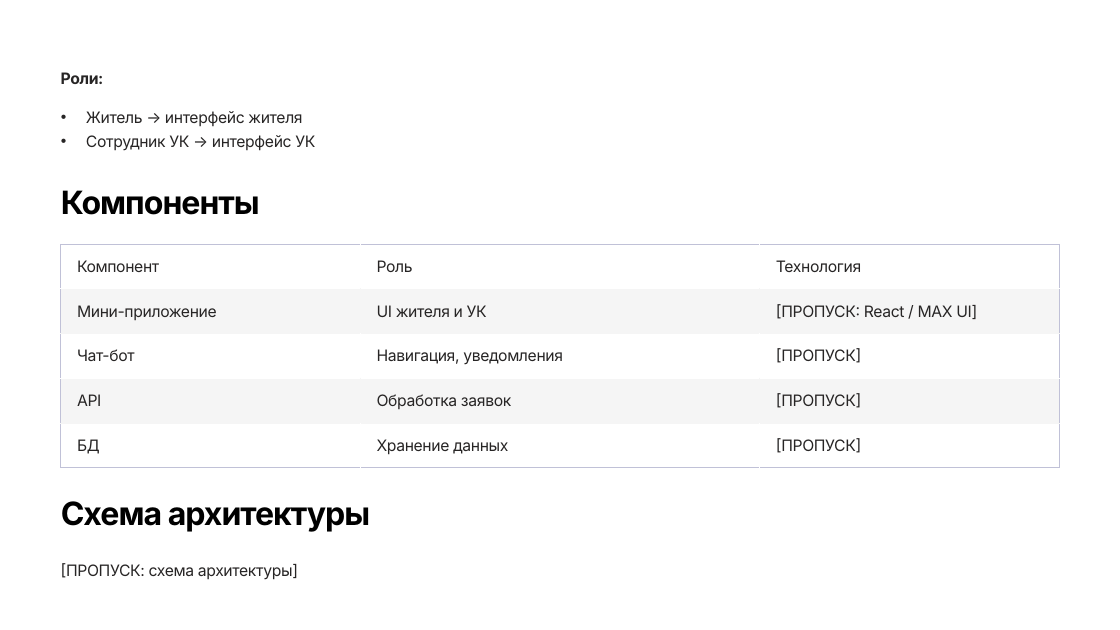
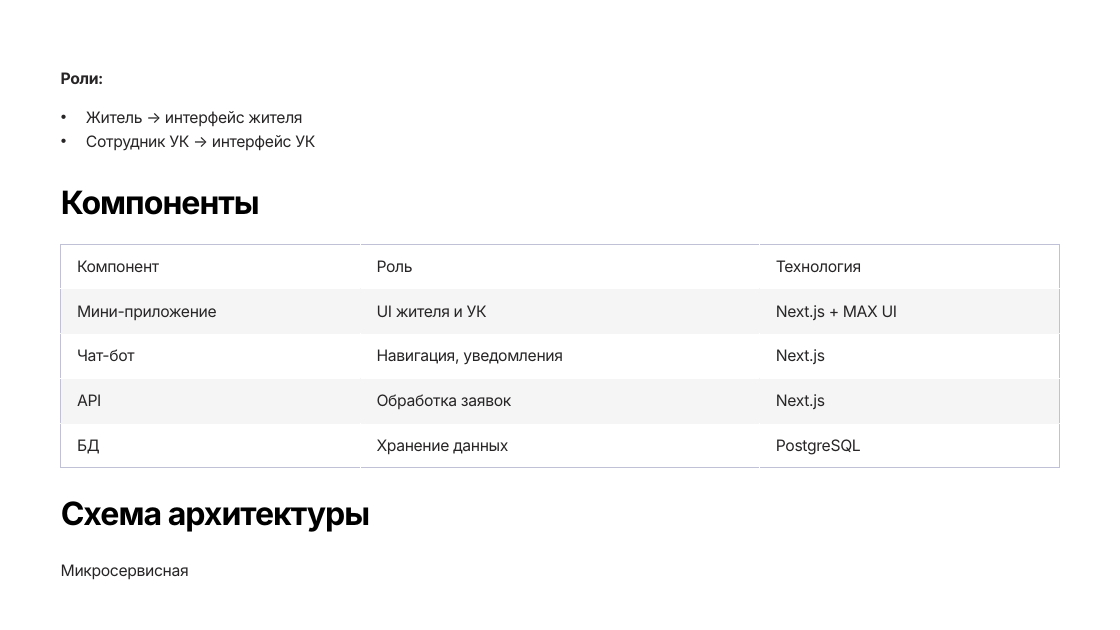
Before and after one commit to SergeyKrivoshchapov/maxhackathon, a slide deck: slide 11 of Защита.pptx (slide 10 before the commit). Drawn at 1120x630 pixels with LibreOffice and Linux fonts; fonts in the diff are those of the drawing. Boxes give left, top, right and bottom in pixels: in the first picture for what was removed or moved away, otherwise in the second. Text is boxed around its words. In the diff, an @@ line names an element or a change of style, - is before the commit and + after.

```diff
--- a/Защита.pptx
+++ b/Защита.pptx
@@ table at (x1=60, y1=245, x2=1060, y2=468) @@
-row 2, column 3: [ПРОПУСК: React / MAX UI]
+row 2, column 3: Next.js + MAX UI
-row 3, column 3: [ПРОПУСК]
+row 3, column 3: Next.js
-row 4, column 3: [ПРОПУСК]
+row 4, column 3: Next.js
-row 5, column 3: [ПРОПУСК]
+row 5, column 3: PostgreSQL
@@ text at (x1=61, y1=564, x2=189, y2=580): text changed @@
-[ПРОПУСК: схема архитектуры]
+Микросервисная
```
Also in this commit, not shown: 3 other slides changed, 1 slide added, 4 other files.
